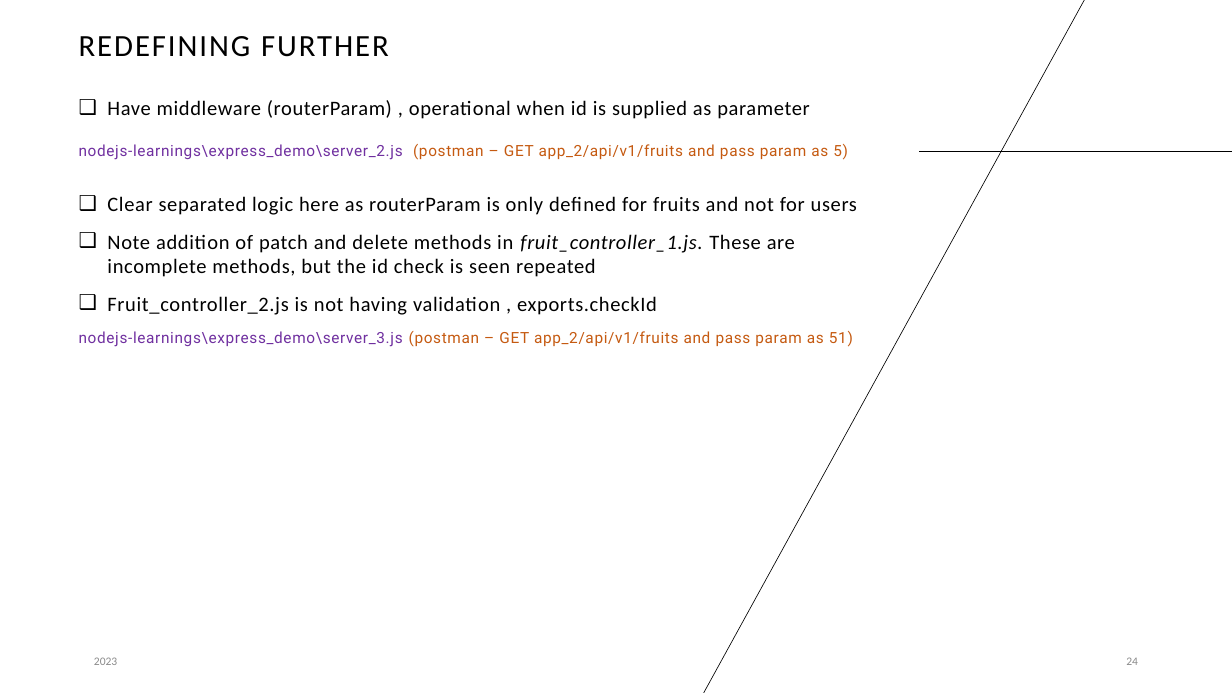
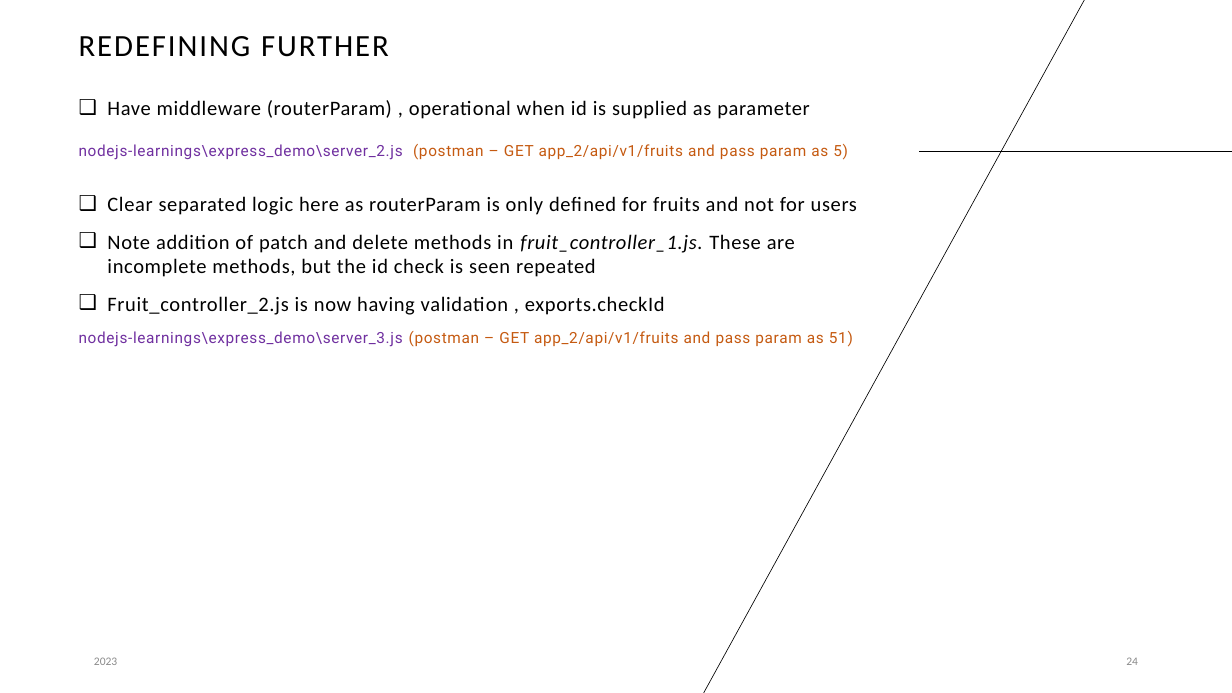
Before and after one commit to cbagade/devops_tutorials, a slide deck: slide 24 of nodejs-learnings/nodejs_learnings.pptx. Drawn at 1232x693 pixels with LibreOffice and Linux fonts; fonts in the diff are those of the drawing. Boxes give left, top, right and bottom in pixels: in the first picture for what was removed or moved away, otherwise in the second. Text is boxed around its words. In the diff, an @@ line names an element or a change of style, - is before the commit and + after.

```diff
--- a/nodejs-learnings/nodejs_learnings.pptx
+++ b/nodejs-learnings/nodejs_learnings.pptx
@@ text at bbox=[107, 296, 665, 315]: text changed @@
-❑ Fruit_controller_2.js is not having validation , exports.checkId
+❑ Fruit_controller_2.js is now having validation , exports.checkId
```
Also in this commit, not shown: 2 other slides changed, 2 other files.
